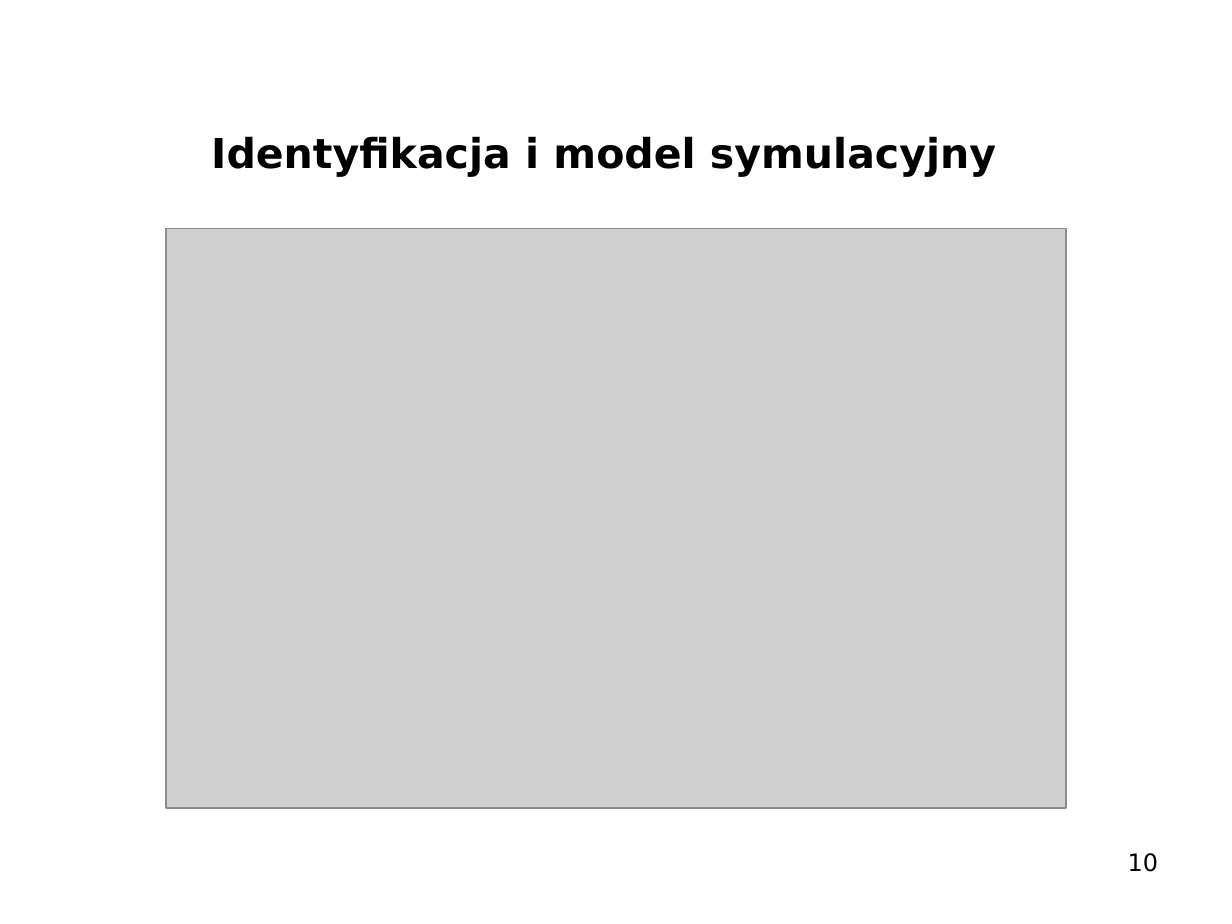
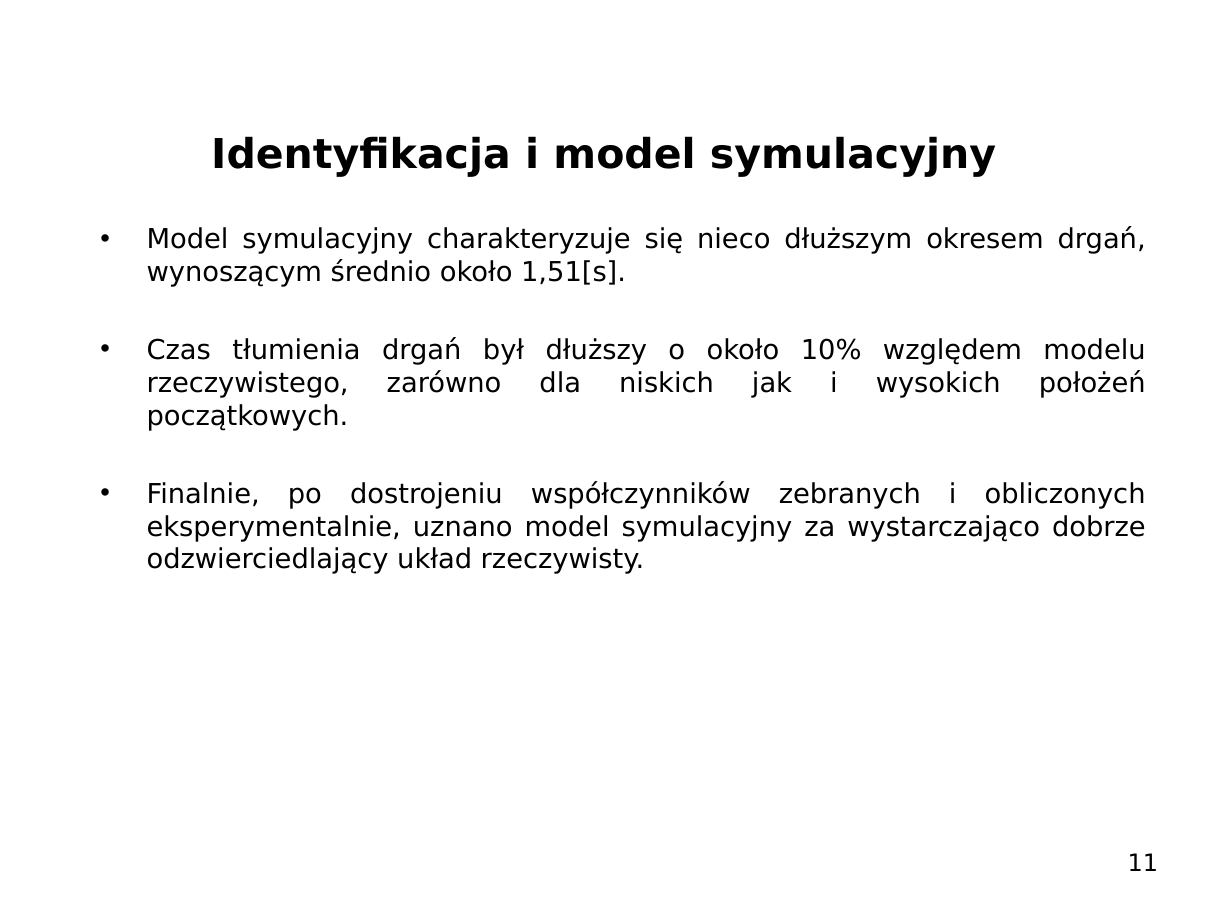
Before and after one commit to WasuMrTomass0/InvertedPendulum, a slide deck: slide 11 of prezentacja_lp1.pptx (slide 10 before the commit). Drawn at 1232x924 pixels with LibreOffice and Linux fonts; fonts in the diff are those of the drawing; grey boxes stand for pictures; background and template pictures are left out. Boxes give left, top, right and bottom in pixels: in the first picture for what was removed or moved away, otherwise in the second. Text is boxed around its words. In the diff, an @@ line names an element or a change of style, - is before the commit and + after.

```diff
--- a/prezentacja_lp1.pptx
+++ b/prezentacja_lp1.pptx
@@ text added at (147, 226, 1146, 574), 16 pt, text #000000 @@
+• Model symulacyjny charakteryzuje się nieco dłuższym okresem drgań, wynoszącym średnio około 1,51[s].
+• Czas tłumienia drgań był dłuższy o około 10% względem modelu rzeczywistego, zarówno dla niskich jak i wysokich położeń początkowych.
+• Finalnie, po dostrojeniu współczynników zebranych i obliczonych eksperymentalnie, uznano model symulacyjny za wystarczająco dobrze odzwierciedlający układ rzeczywisty.
@@ picture removed at (166, 228, 1067, 808) @@
@@ page number at (1128, 853, 1159, 871): text changed @@
-10
+11
```
Also in this commit, not shown: 13 other slides changed, 1 slide added.
